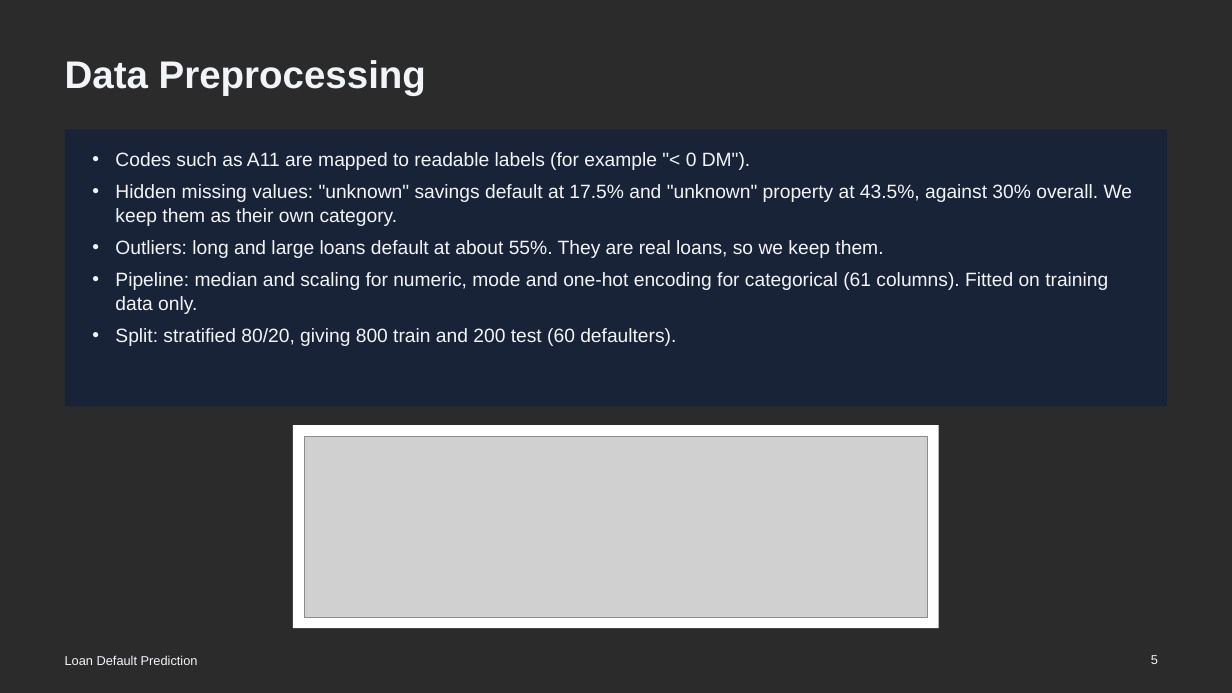
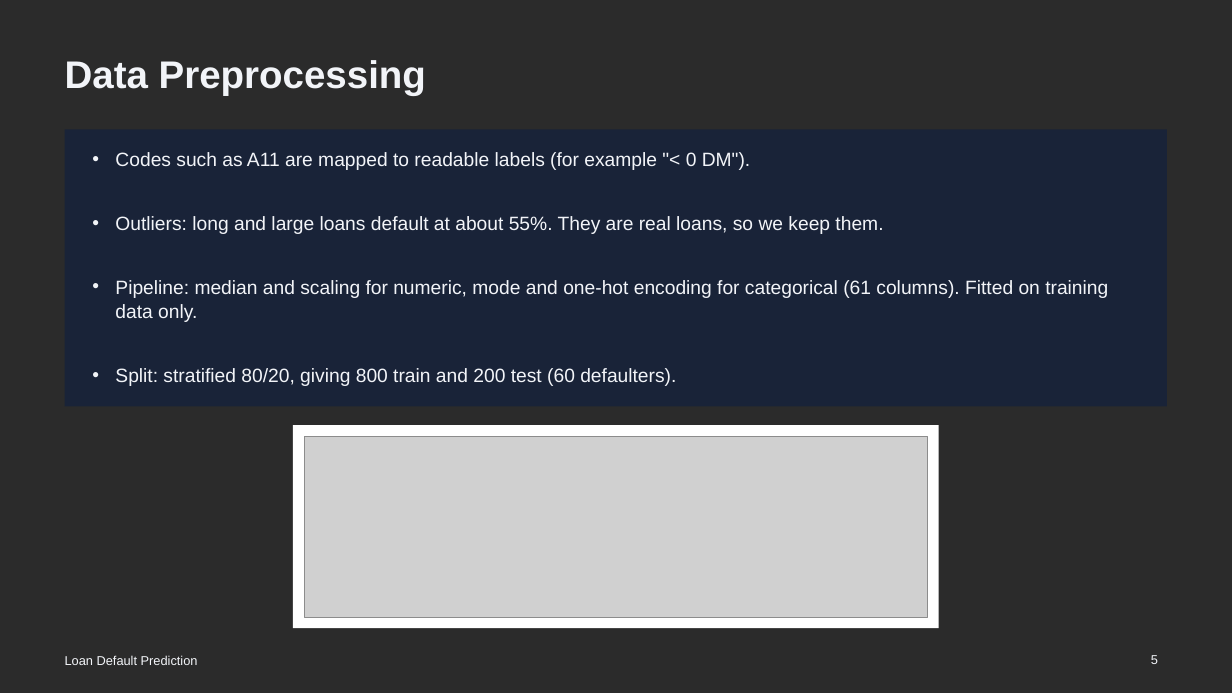
Before and after one commit to AabhasK/Credit-Risk-Predictor, a slide deck: slide 5 of report/ppt.pptx. Drawn at 1232x693 pixels with LibreOffice and Linux fonts; fonts in the diff are those of the drawing; grey boxes stand for pictures; background and template pictures are left out; a plain dark background stands for a picture behind light text. Boxes give left, top, right and bottom in pixels: in the first picture for what was removed or moved away, otherwise in the second. Text is boxed around its words. In the diff, an @@ line names an element or a change of style, - is before the commit and + after.

```diff
--- a/report/ppt.pptx
+++ b/report/ppt.pptx
@@ text at bbox=[115, 184, 1133, 226]: paragraph removed @@
-• Hidden missing values: "unknown" savings default at 17.5% and "unknown" property at 43.5%, against 30% overall. We keep them as their own category.
```
Also in this commit, not shown: 4 other slides changed.
